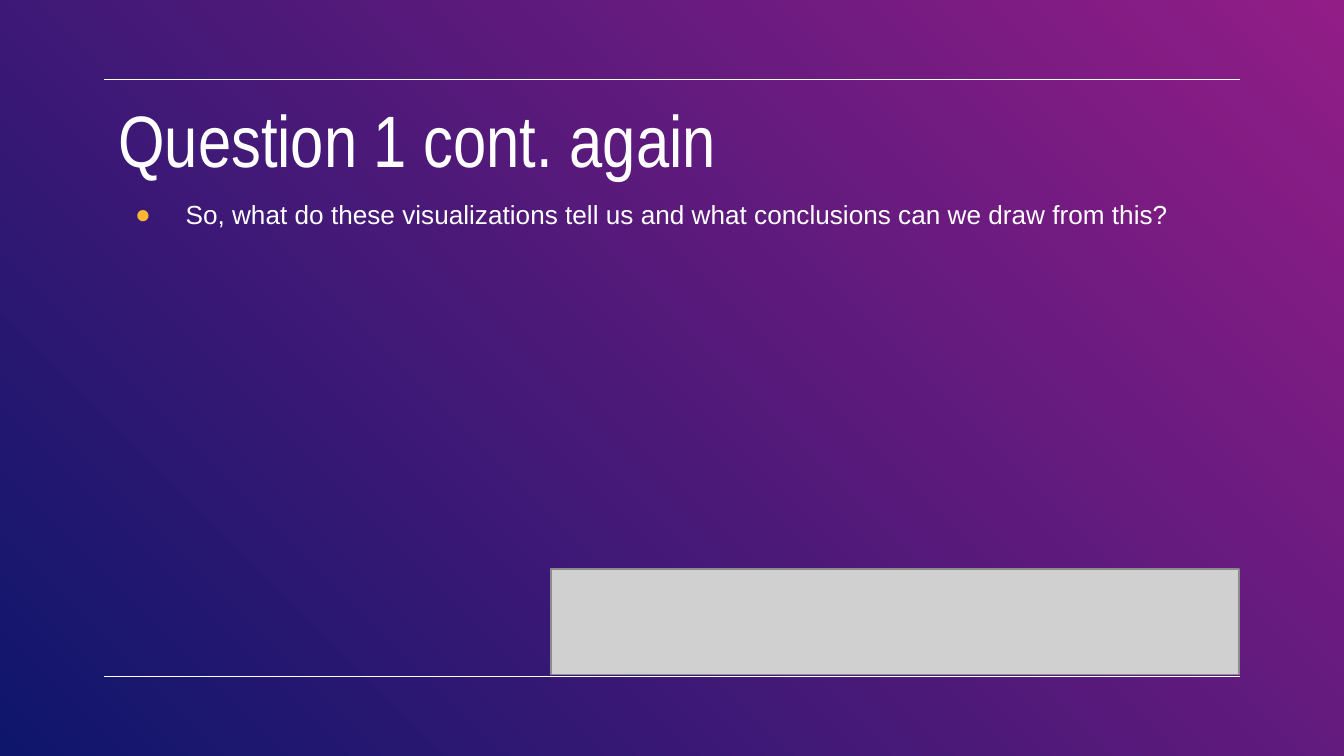
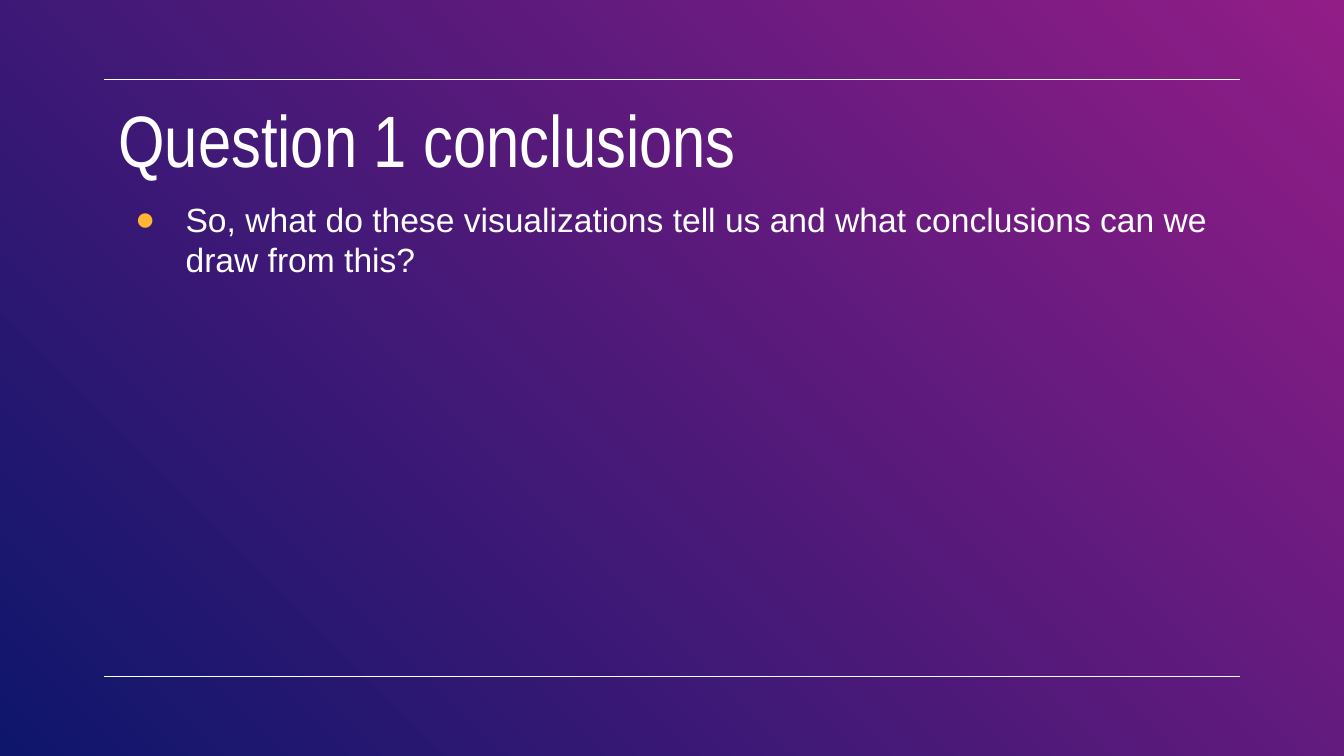
Before and after one commit to Emziicles/Project1-CreditCard, a slide deck: slide 11 of PresentationFile/Project Slides - v2.pptx. Drawn at 1344x756 pixels with LibreOffice and Linux fonts; fonts in the diff are those of the drawing; grey boxes stand for pictures. Boxes give left, top, right and bottom in pixels: in the first picture for what was removed or moved away, otherwise in the second. Text is boxed around its words. In the diff, an @@ line names an element or a change of style, - is before the commit and + after.

```diff
--- a/PresentationFile/Project Slides - v2.pptx
+++ b/PresentationFile/Project Slides - v2.pptx
@@ title at box(118, 114, 736, 181): text changed @@
-Question 1 cont. again
+Question 1 conclusions
@@ subtitle "So, what do these visualizations ..." at box(186, 207, 1207, 273): size 14 to 18 pt @@
@@ picture removed at box(551, 570, 1239, 675) @@
```
Also in this commit, not shown: 6 slides added.
